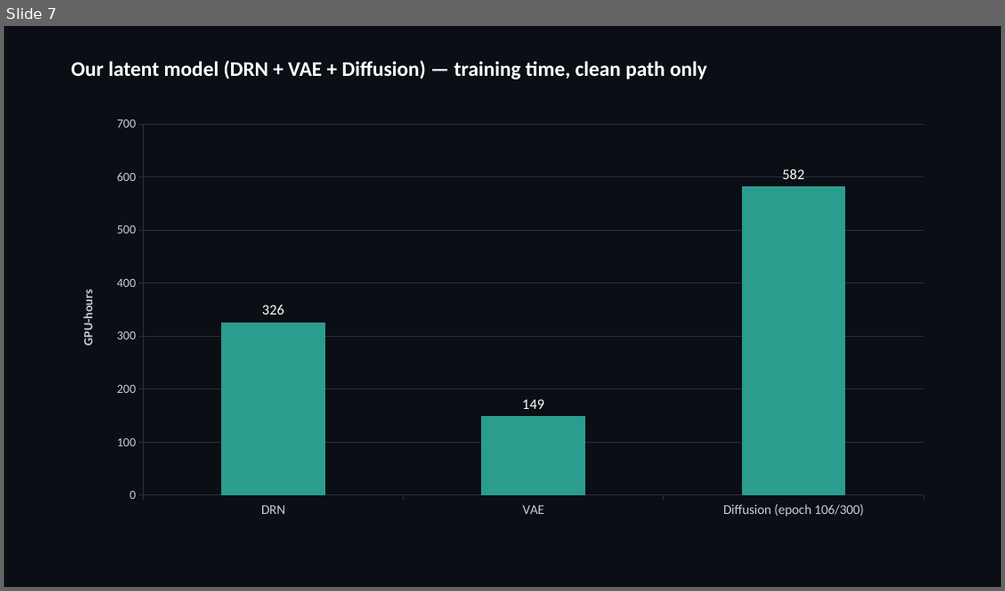
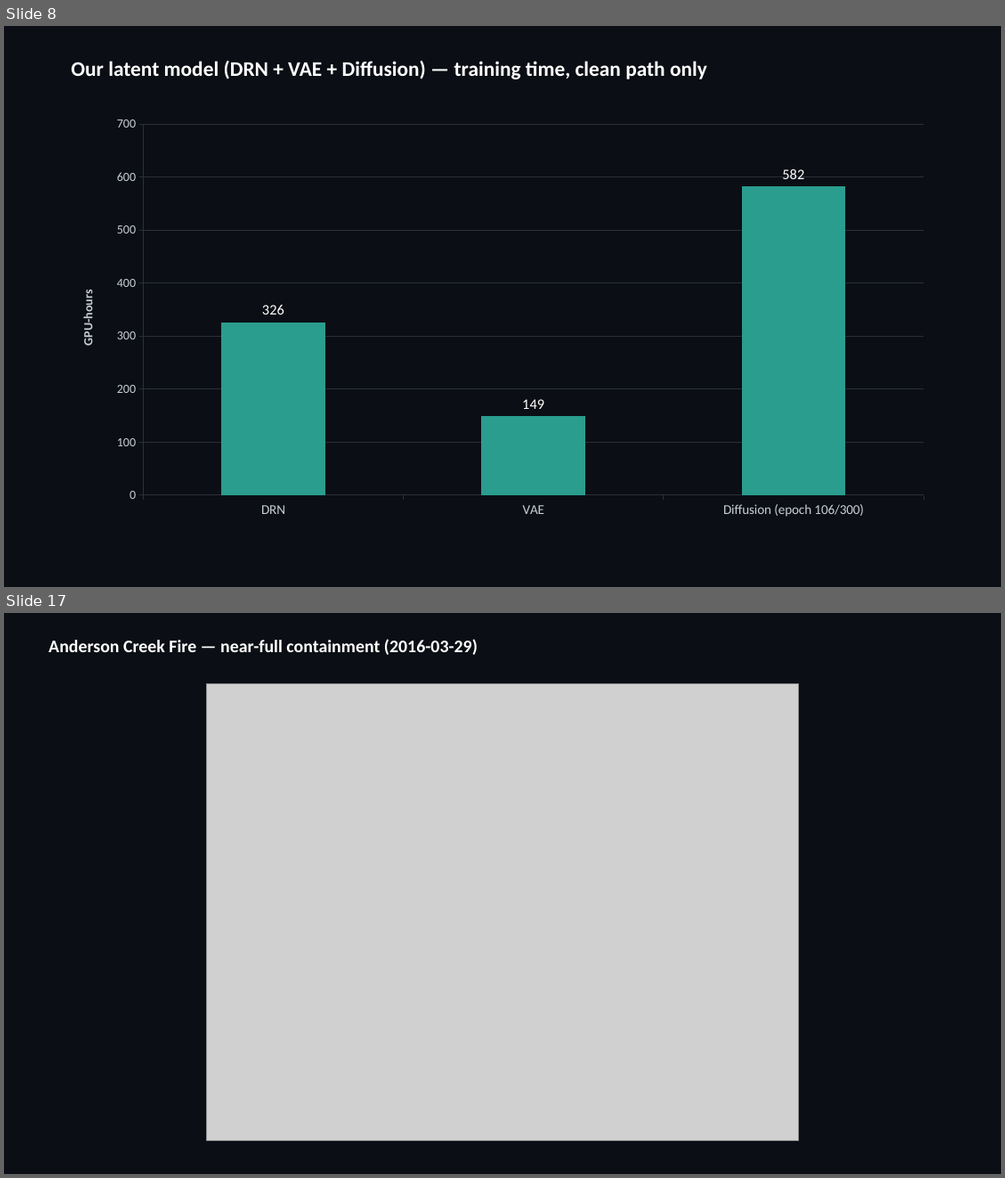
Before and after one commit to milhud/diffusion_downscaling_model, a slide deck: results/corrdiff_comparison/corrdiff_benchmark_slides.pptx. Shown one above the other, each under a label of ours: slide 7 before the commit, slides 8 and 17 after it; the slides between them are not shown. The pictures are 1005x591 and 1005x1178 pixels, drawn with LibreOffice and Linux fonts; fonts in the diff are those of the drawing; grey boxes stand for pictures. Boxes give left, top, right and bottom in pixels: in the first picture for what was removed or moved away, otherwise in the second. Text is boxed around its words. In the diff, an @@ line names an element or a change of style, - is before the commit and + after.

```diff
--- a/results/corrdiff_comparison/corrdiff_benchmark_slides.pptx
+++ b/results/corrdiff_comparison/corrdiff_benchmark_slides.pptx
@@ slide 17 added at box(4, 613, 1001, 1174), background #0B0E14 @@
@@ text added at box(48, 639, 477, 655), 17 pt, text #FFFFFF, bold @@
+Anderson Creek Fire — near-full containment (2016-03-29)
@@ picture added at box(207, 684, 799, 1140) @@
@@ what was slide 7 is now slide 8 @@
```
Also in this commit, not shown: 18 other slides added, 11 slides removed, 25 other files.
